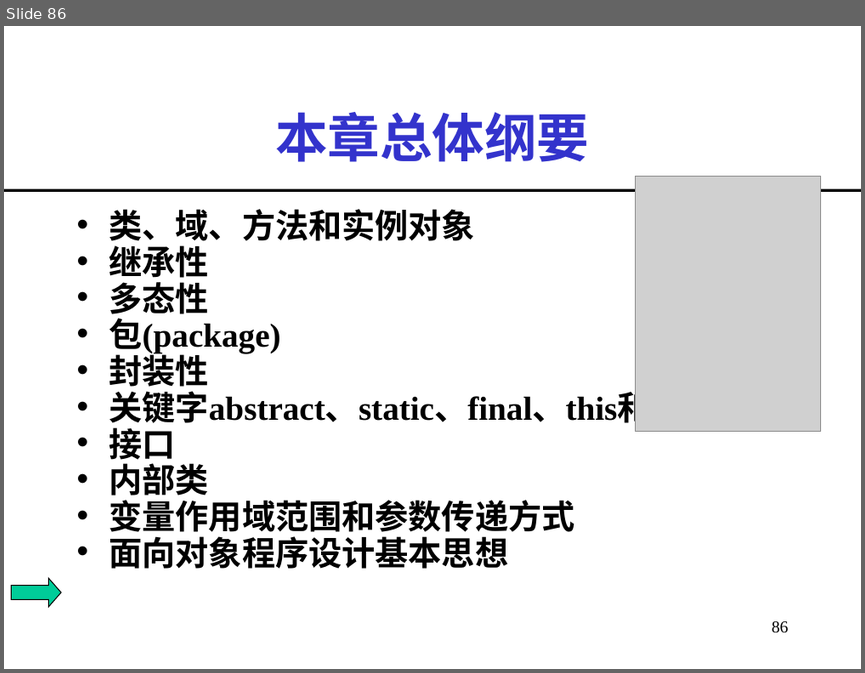
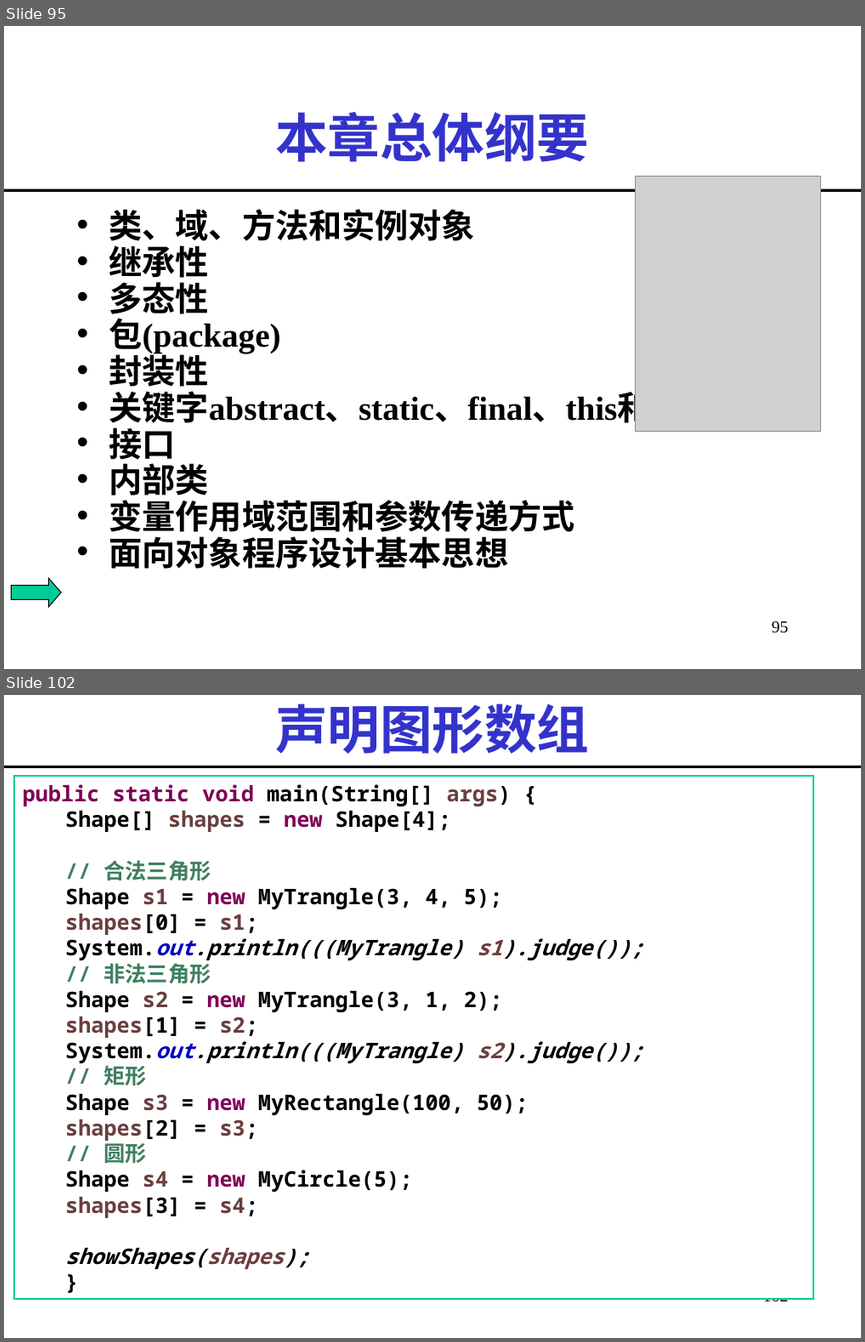
Before and after one commit to imwyw/Java, a slide deck: PPT/javaCh03_面向对象程序设计.ppt. Shown one above the other, each under a label of ours: slide 86 before the commit, slides 95 and 102 after it; the slides between them are not shown. The pictures are 865x673 and 865x1342 pixels, drawn with LibreOffice and Linux fonts; fonts in the diff are those of the drawing; grey boxes stand for pictures. Boxes give left, top, right and bottom in pixels: in the first picture for what was removed or moved away, otherwise in the second. Text is boxed around its words. In the diff, an @@ line names an element or a change of style, - is before the commit and + after.

```diff
--- a/PPT/javaCh03_面向对象程序设计.ppt
+++ b/PPT/javaCh03_面向对象程序设计.ppt
@@ slide 102 added at box(4, 695, 861, 1338), background #FFFFFF @@
@@ title added at box(275, 703, 590, 754), 44 pt, text #3333CC, bold @@
+声明图形数组
@@ line added from (4, 767) to (861, 767), #000000 2.24 pt @@
@@ rectangle added at box(14, 776, 814, 1299), fill #FFFFFF, outline #00CC99 1.5 pt, 18 pt, text #000000, bold @@
+public static void main(String[] args) {
+  Shape[] shapes = new Shape[4];
+  // 合法三角形
+  Shape s1 = new MyTrangle(3, 4, 5);
+  shapes[0] = s1;
+  System.out.println(((MyTrangle) s1).judge());
+  // 非法三角形
+  Shape s2 = new MyTrangle(3, 1, 2);
+  shapes[1] = s2;
+  System.out.println(((MyTrangle) s2).judge());
+  // 矩形
+  Shape s3 = new MyRectangle(100, 50);
+  shapes[2] = s3;
+  // 圆形
+  Shape s4 = new MyCircle(5);
+  shapes[3] = s4;
+  showShapes(shapes);
+}
@@ page number added at box(763, 1298, 788, 1302), 14 pt, text #000000 @@
+102
@@ what was slide 86 is now slide 95 @@
@@ page number at box(772, 621, 789, 633): text changed @@
-86
+95
```
Also in this commit, not shown: 6 slides changed, 23 other slides added, 13 slides removed.
